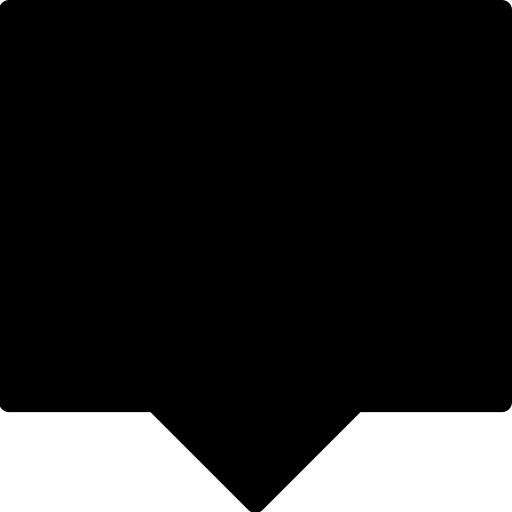
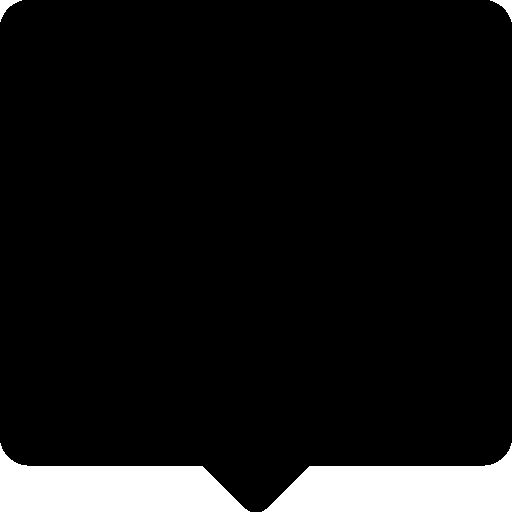
Layered file, before and after one edit (512x512). Changes by layer:
added layer "Rounded Rectangle 2 copy" above "Rounded Rectangle 2" over [0, 0, 512, 512]
hid "Rounded Rectangle 2", painted on it over [0, 0, 512, 512]
